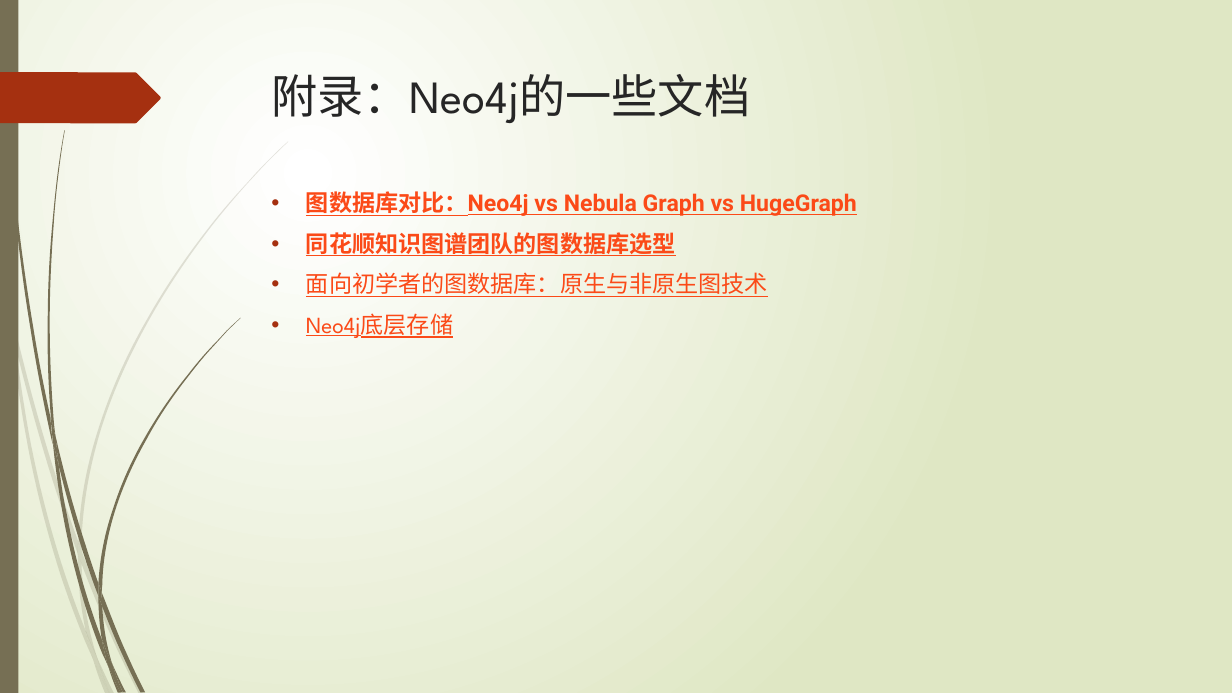
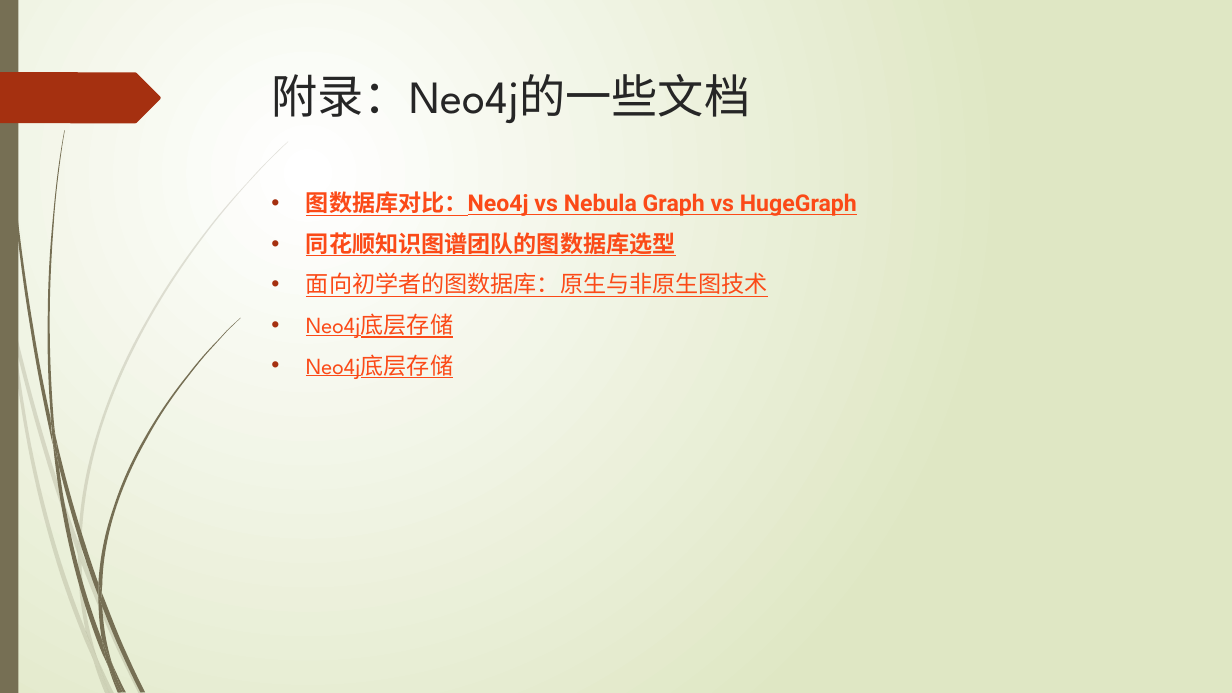
Before and after one commit to xljnc/thor, a slide deck: slide 26 of doc/Neo4j简介.pptx (slide 23 before the commit). Drawn at 1232x693 pixels with LibreOffice and Linux fonts; fonts in the diff are those of the drawing. Boxes give left, top, right and bottom in pixels: in the first picture for what was removed or moved away, otherwise in the second. Text is boxed around its words. In the diff, an @@ line names an element or a change of style, - is before the commit and + after.

Commit message:
文档 by qiyu 2023-04-01

```diff
--- a/doc/Neo4j简介.pptx
+++ b/doc/Neo4j简介.pptx
@@ text at [306,354,453,379]: paragraph added @@
+• Neo4j底层存储
```
Also in this commit, not shown: 3 other slides changed, 3 slides added.
